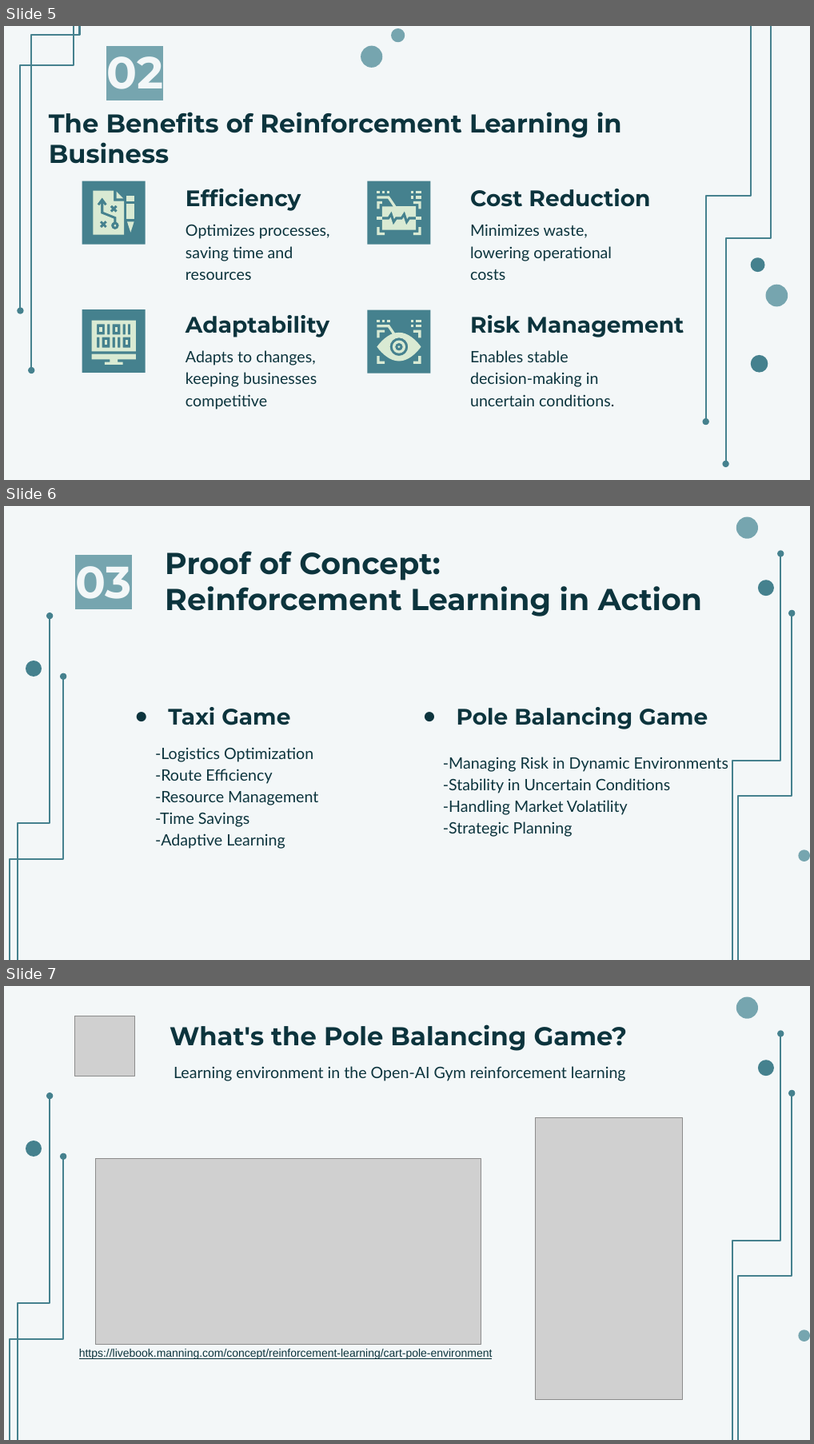
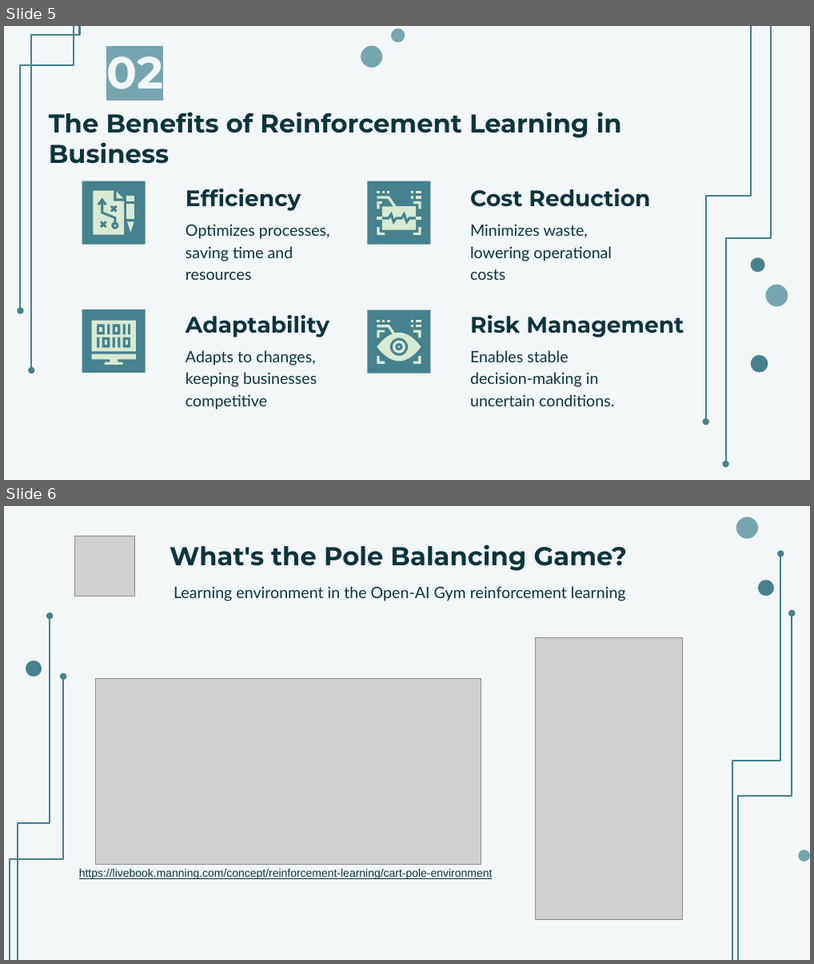
Before and after one commit to j91k/reinforcement_learning, a slide deck: Presentation_slide/RL_presentation.pptx. Shown one above the other, each under a label of ours: slides 5, 6 and 7 before the commit, slides 5 and 6 after it. The pictures are 814x1444 and 814x964 pixels, drawn with LibreOffice and Linux fonts; fonts in the diff are those of the drawing; grey boxes stand for pictures. Boxes give left, top, right and bottom in pixels: in the first picture for what was removed or moved away, otherwise in the second. Text is boxed around its words. In the diff, an @@ line names an element or a change of style, - is before the commit and + after.

```diff
--- a/Presentation_slide/RL_presentation.pptx
+++ b/Presentation_slide/RL_presentation.pptx
@@ slide 6 removed at [4,506,810,960], background #F3F7F8; not listed: 8 template elements that a slide beside it also shows @@
@@ text removed at [165,551,702,616] @@
-Proof of Concept:
-Reinforcement Learning in Action
@@ title removed at [75,554,132,599] @@
-03
@@ subtitle removed at [168,707,290,725] @@
-● Taxi Game
@@ subtitle removed at [457,707,708,729] @@
-● Pole Balancing Game
@@ text removed at [155,747,318,848] @@
--Logistics Optimization
--Route Efficiency
--Resource Management
--Time Savings
--Adaptive Learning
@@ subtitle removed at [443,756,729,836] @@
--Managing Risk in Dynamic Environments
--Stability in Uncertain Conditions
--Handling Market Volatility
--Strategic Planning
@@ what was slide 7 is now slide 6 @@
```
Also in this commit, not shown: 1 slide changed, 1 slide added.
